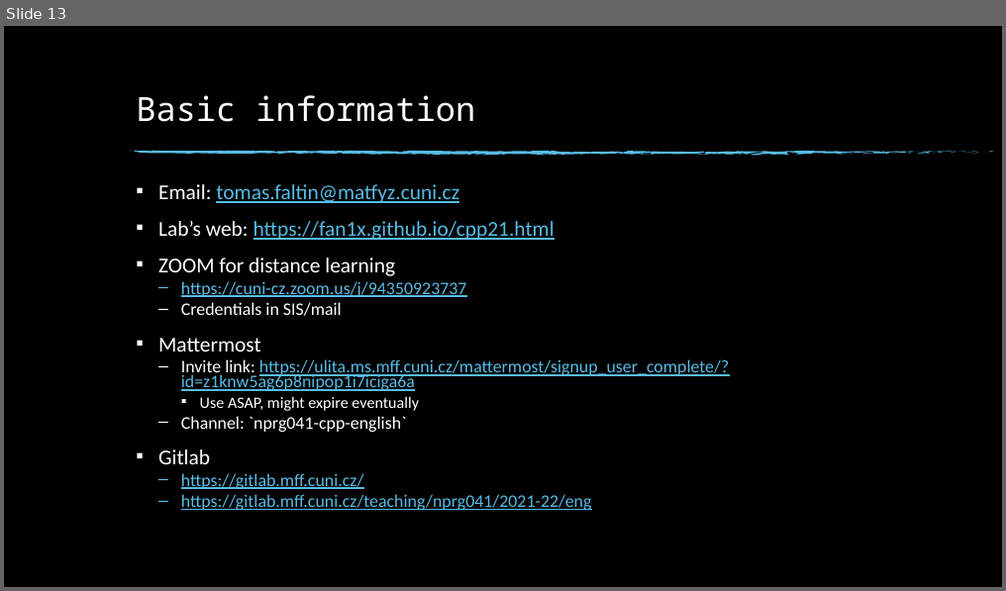
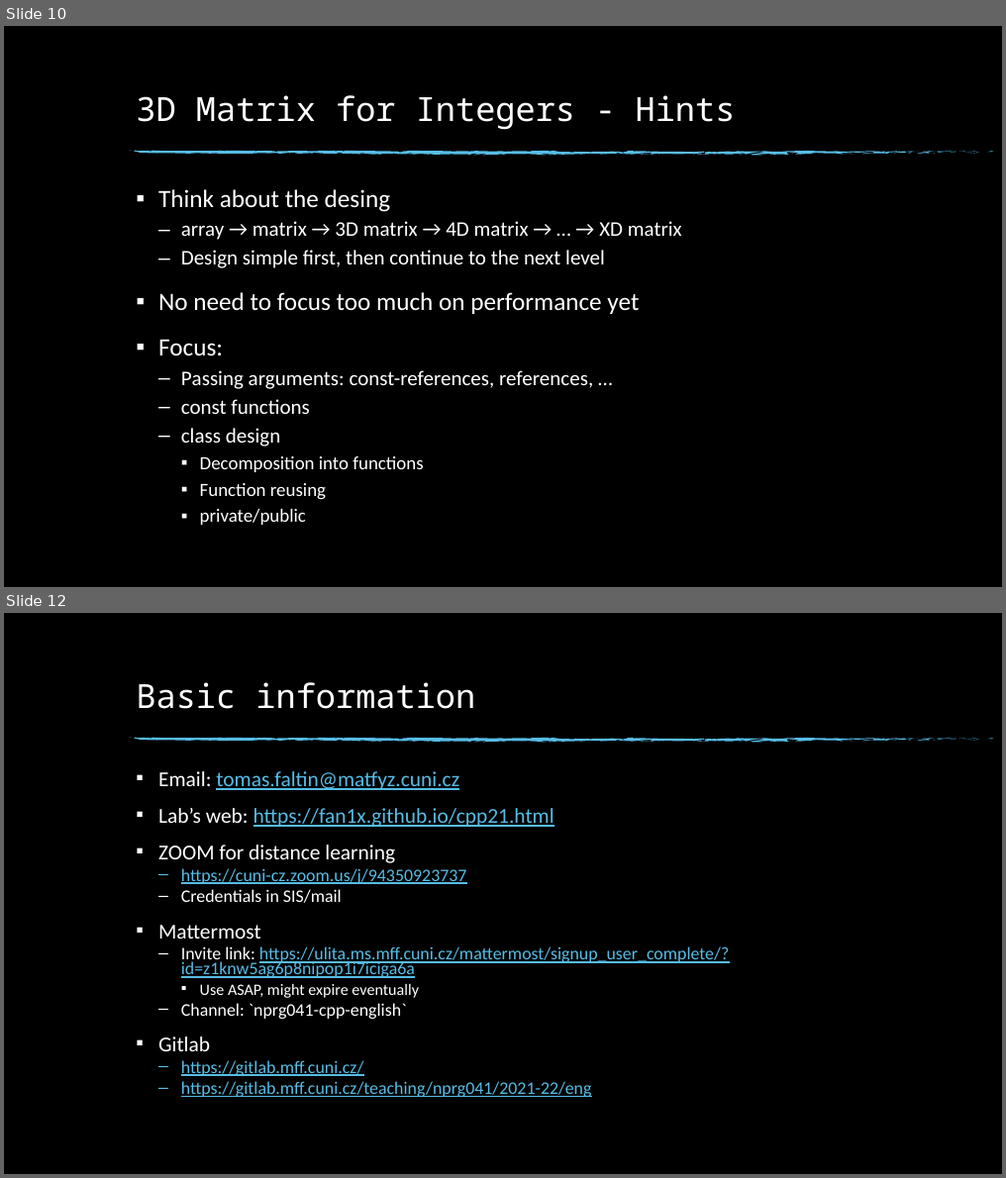
Before and after one commit to fan1x/fan1x.github.io, a slide deck: data/2021-22/cpp/ex02.pptx. Shown one above the other, each under a label of ours: slide 13 before the commit, slides 10 and 12 after it; the slides between them are not shown. The pictures are 1006x591 and 1006x1178 pixels, drawn with LibreOffice and Linux fonts; fonts in the diff are those of the drawing; background and template pictures are left out. Boxes give left, top, right and bottom in pixels: in the first picture for what was removed or moved away, otherwise in the second. Text is boxed around its words. In the diff, an @@ line names an element or a change of style, - is before the commit and + after.

```diff
--- a/data/2021-22/cpp/ex02.pptx
+++ b/data/2021-22/cpp/ex02.pptx
@@ slide 10 added at bbox=[4, 26, 1002, 587], background picture (left out); not listed: 74 template elements that a slide beside it also shows @@
@@ title added at bbox=[136, 95, 736, 130], 32 pt, text #FFFFFF @@
+3D Matrix for Integers - Hints
@@ text added at bbox=[158, 189, 682, 525], 20 pt, text #FFFFFF @@
+▪ Think about the desing
+  – array → matrix → 3D matrix → 4D matrix → … → XD matrix
+  – Design simple first, then continue to the next level
+▪ No need to focus too much on performance yet
+▪ Focus:
+  – Passing arguments: const-references, references, …
+  – const functions
+  – class design
+    ▪ Decomposition into functions
+    ▪ Function reusing
+    ▪ private/public
@@ what was slide 13 is now slide 12 @@
```
Also in this commit, not shown: 6 slides changed, 4 other slides added, 6 slides removed, 1 other file.
